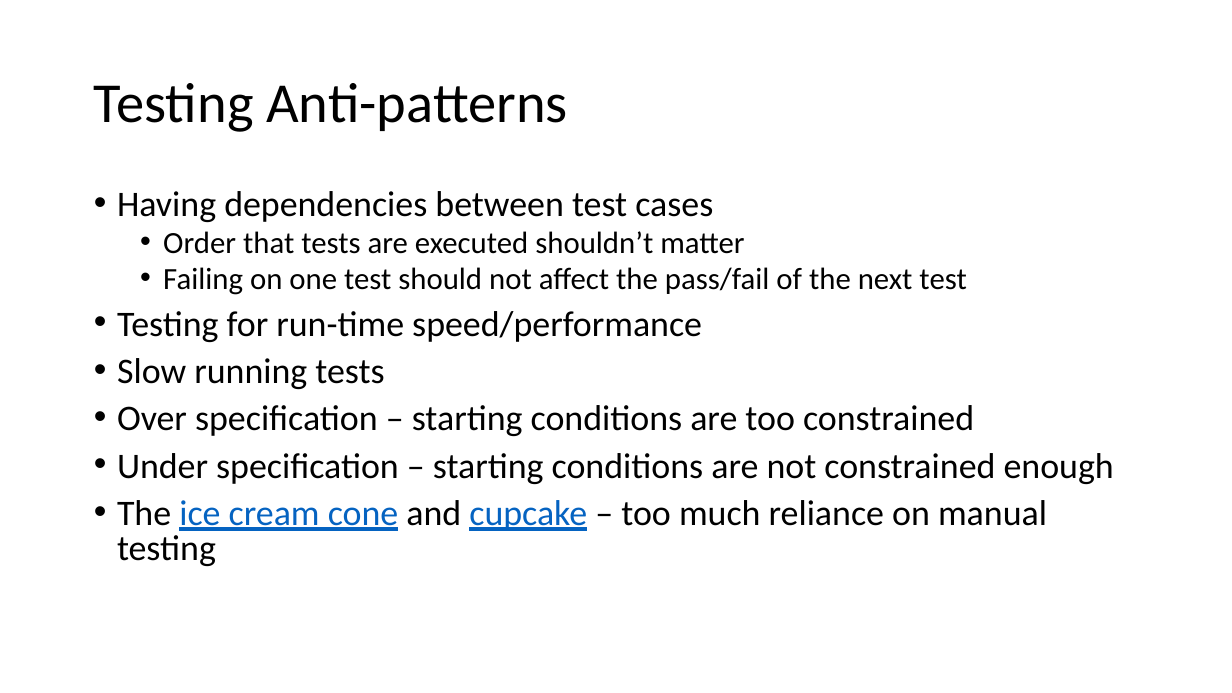
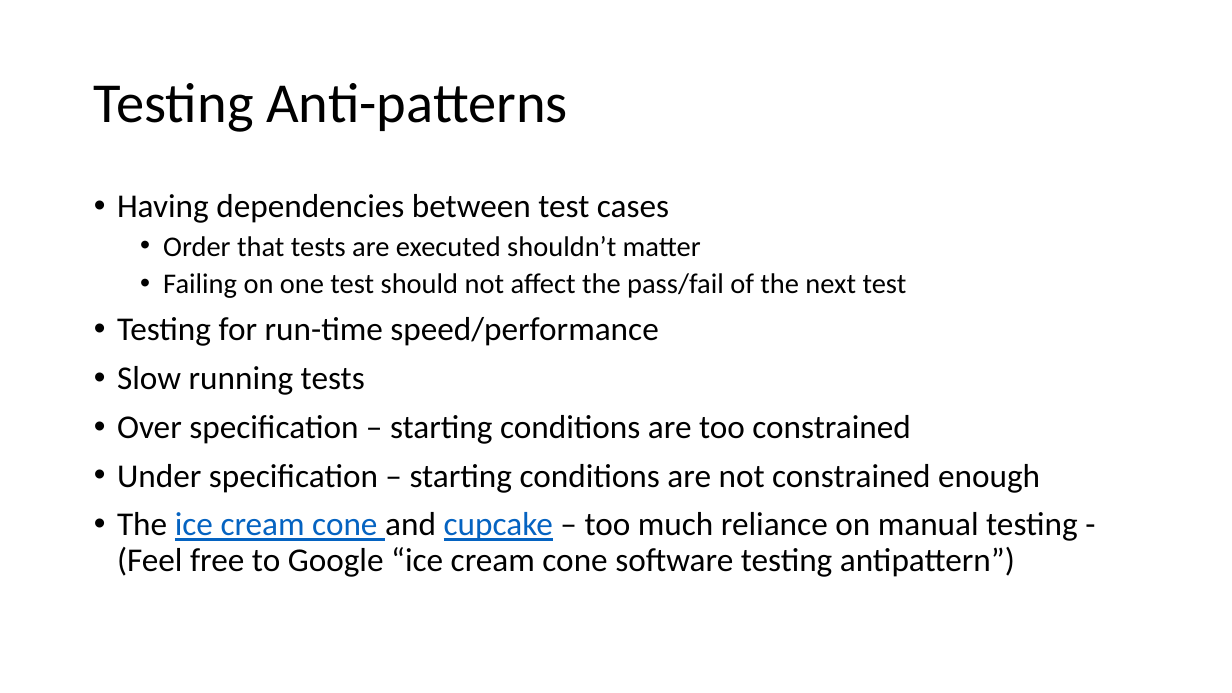
Before and after one commit to ProfessorKirby/cse3902web, a slide deck: slide 8 of Slides/Software Testing.pptx. Drawn at 1232x693 pixels with LibreOffice and Linux fonts; fonts in the diff are those of the drawing. Boxes give left, top, right and bottom in pixels: in the first picture for what was removed or moved away, otherwise in the second. Text is boxed around its words. In the diff, an @@ line names an element or a change of style, - is before the commit and + after.

Commit message:
Updated links on software testing slides

```diff
--- a/Slides/Software Testing.pptx
+++ b/Slides/Software Testing.pptx
@@ text at (117, 194, 1040, 493): size 28 to 25.9 pt in "Having dependencies between test cases", "Testing for run-time speed/performance", "Slow running tests", "Over specification – starting conditions are too ..." and 1 more places; size 24 to 22.2 pt in "Order that tests are executed shouldn’t matter", "Failing on one test should not affect ..."; line spacing 0.8 to 0.9 @@
@@ text at (117, 512, 1078, 577): text changed; size 28 to 25.9 pt @@
-• The ice cream cone and cupcake – too much reliance on manual testing
+• The ice cream cone and cupcake – too much reliance on manual testing - (Feel free to Google “ice cream cone software testing antipattern”)
```
